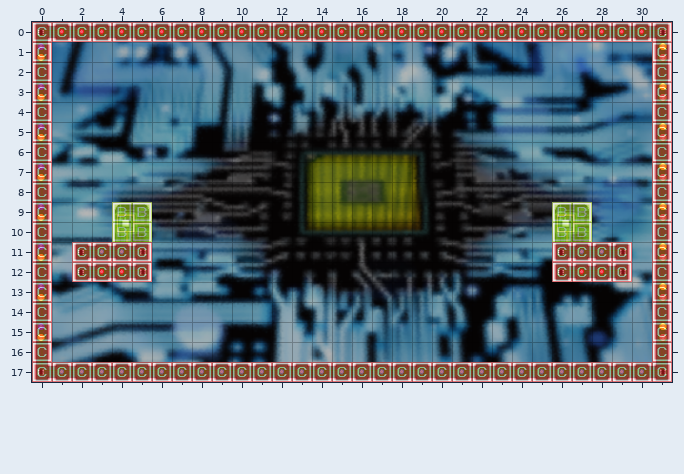
Level history. Tiled map: bin/data/levels/cenario01.tmx. The picture above was drawn from the file before the commit.
Cells are 32x32 px. Shown: x 0..31, y 0..17.
After the commit:
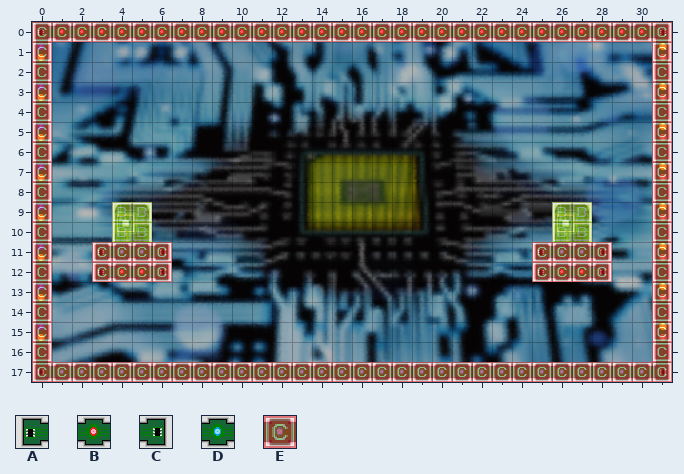
Key: from "tileset": A 0, B 1, C 2, D 32; from "tilesetCollision": E 0.
_ is an empty cell.
See-through tiles are keyed as they look on the map.
From old to new:
{"where": "layer \"front\""}
{"y":11,"x":2,"old":"AD","new":"_A"}
{"y":11,"x":5,"old":"C_","new":"DC"}
{"y":11,"x":25,"old":"_A","new":"AD"}
{"y":11,"x":28,"old":"DC","new":"C_"}
{"y":12,"x":2,"old":"AB","new":"_A"}
{"y":12,"x":5,"old":"C_","new":"BC"}
{"y":12,"x":25,"old":"_A","new":"AB"}
{"y":12,"x":28,"old":"BC","new":"C_"}
{"where": "layer \"collision\""}
{"y":11,"x":2,"old":"E","new":"_"}
{"y":11,"x":6,"old":"_","new":"E"}
{"y":11,"x":25,"old":"_","new":"E"}
{"y":11,"x":29,"old":"E","new":"_"}
{"y":12,"x":2,"old":"E","new":"_"}
{"y":12,"x":6,"old":"_","new":"E"}
{"y":12,"x":25,"old":"_","new":"E"}
{"y":12,"x":29,"old":"E","new":"_"}
